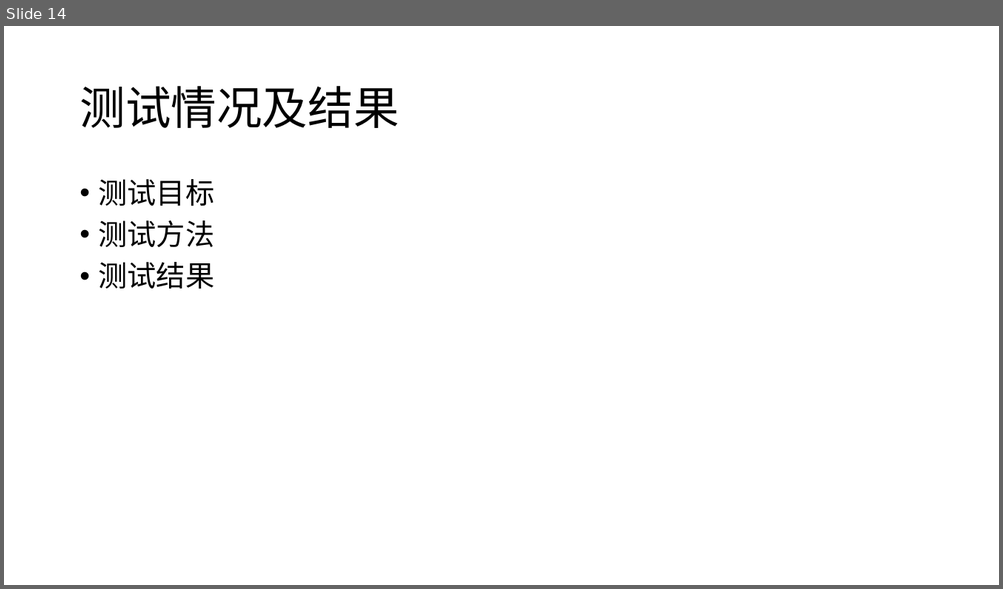
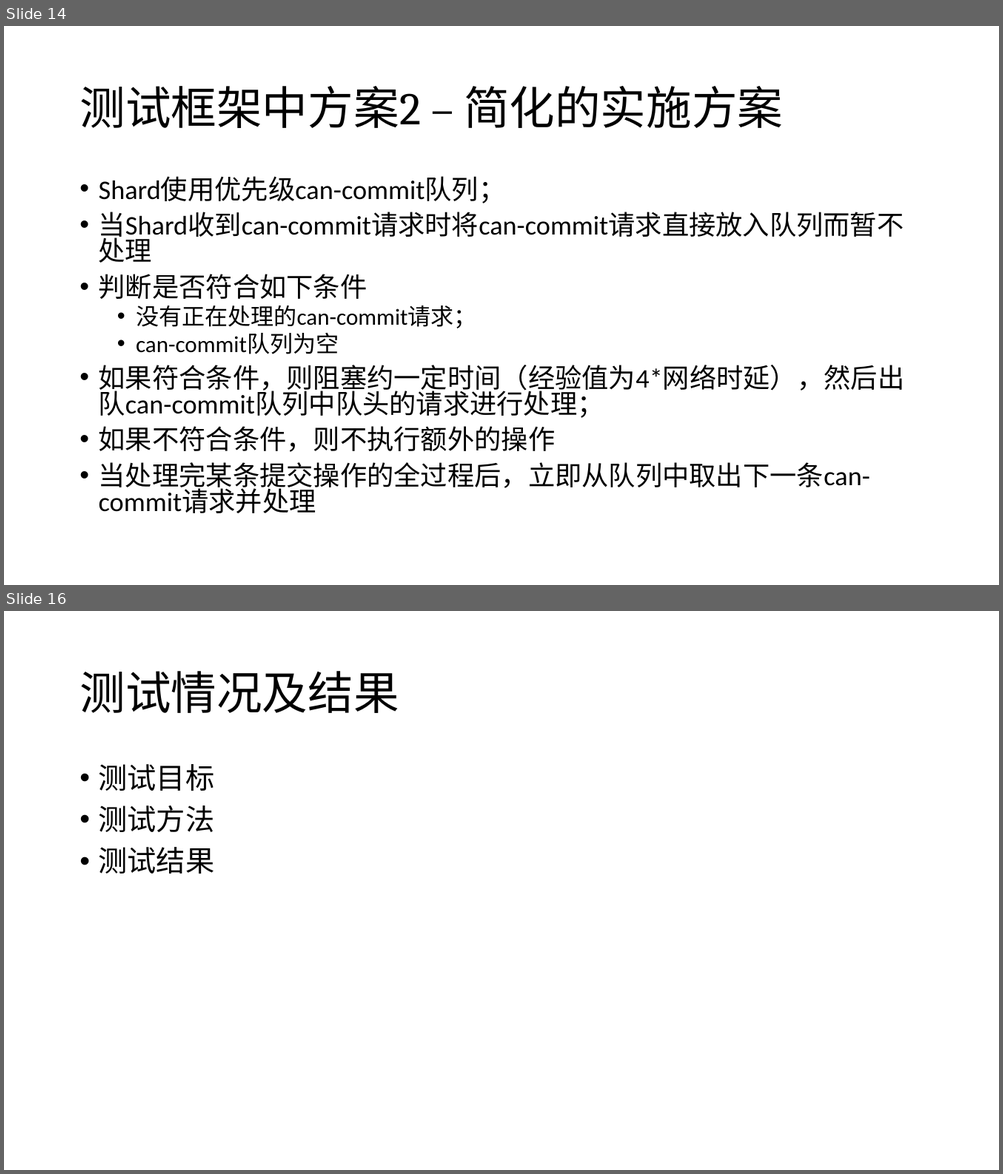
Before and after one commit to fhydralisk/report_hw, a slide deck: 1.15-odl 2pc simulate.pptx. Shown one above the other, each under a label of ours: slide 14 before the commit, slides 14 and 16 after it; the slides between them are not shown. The pictures are 1003x589 and 1003x1174 pixels, drawn with LibreOffice and Linux fonts; fonts in the diff are those of the drawing. Boxes give left, top, right and bottom in pixels: in the first picture for what was removed or moved away, otherwise in the second. Text is boxed around its words. In the diff, an @@ line names an element or a change of style, - is before the commit and + after.

```diff
--- a/1.15-odl 2pc simulate.pptx
+++ b/1.15-odl 2pc simulate.pptx
@@ slide 14 added at bbox=[4, 26, 999, 585], background #FFFFFF @@
@@ title added at bbox=[79, 86, 782, 128], 44 pt, text #000000 @@
+测试框架中方案2 – 简化的实施方案
@@ text added at bbox=[99, 177, 905, 514], 25.9 pt, text #000000 @@
+• Shard使用优先级can-commit队列；
+• 当Shard收到can-commit请求时将can-commit请求直接放入队列而暂不处理
+• 判断是否符合如下条件
+  • 没有正在处理的can-commit请求；
+  • can-commit队列为空
+• 如果符合条件，则阻塞约一定时间（经验值为4*网络时延），然后出队can-commit队列中队头的请求进行处理；
+• 如果不符合条件，则不执行额外的操作
+• 当处理完某条提交操作的全过程后，立即从队列中取出下一条can-commit请求并处理
@@ what was slide 14 is now slide 16 @@
```
Also in this commit, not shown: 10 slides changed, 3 other slides added.
